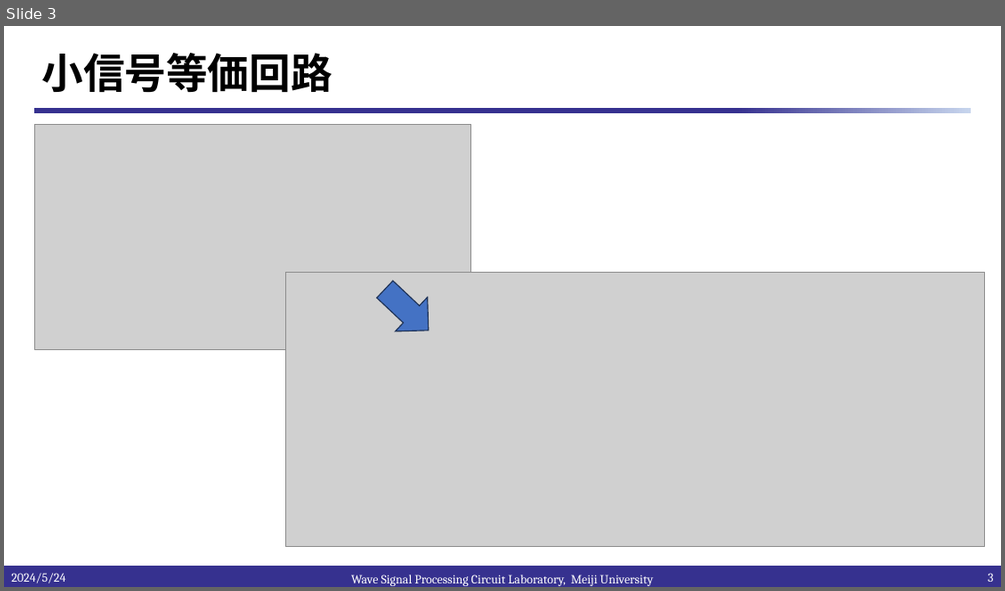
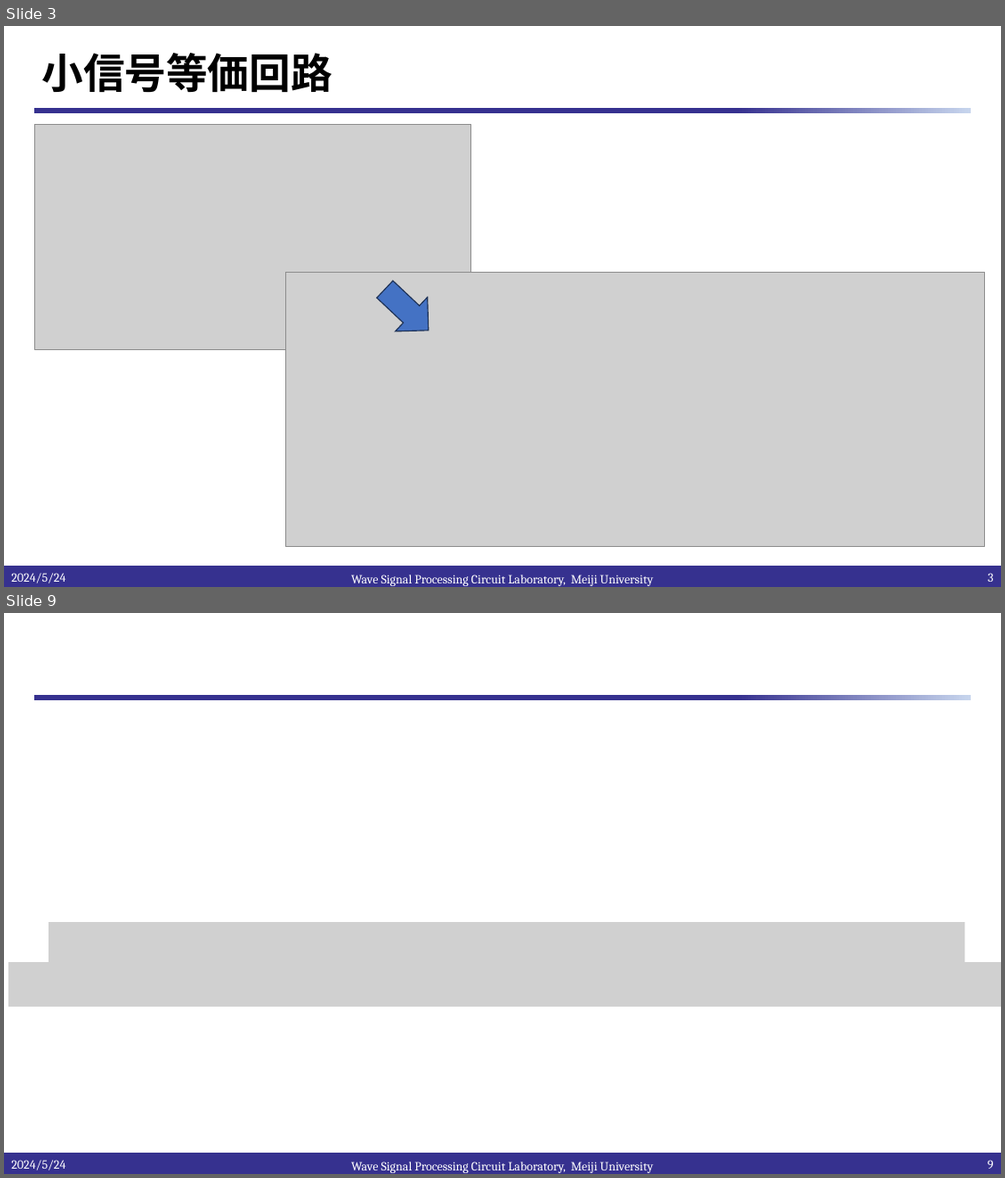
Before and after one commit to kjm-desktop10400/reserch, a slide deck: IHP_2024/20240524/2段構成TIAの検討.pptx. Shown one above the other, each under a label of ours: slide 3 before the commit, slides 3 and 9 after it; the slides between them are not shown. The pictures are 1005x591 and 1005x1178 pixels, drawn with LibreOffice and Linux fonts; fonts in the diff are those of the drawing; grey boxes stand for pictures; background and template pictures are left out. Boxes give left, top, right and bottom in pixels: in the first picture for what was removed or moved away, otherwise in the second. Text is boxed around its words. In the diff, an @@ line names an element or a change of style, - is before the commit and + after.

```diff
--- a/IHP_2024/20240524/2段構成TIAの検討.pptx
+++ b/IHP_2024/20240524/2段構成TIAの検討.pptx
@@ slide 9 added at (x1=4, y1=613, x2=1001, y2=1174), background #FFFFFF; not listed: 2 template elements that a slide beside it also shows @@
@@ picture added at (x1=48, y1=922, x2=965, y2=962) @@
@@ picture added at (x1=8, y1=962, x2=1001, y2=1007) @@
@@ text added at (x1=11, y1=1159, x2=65, y2=1170), 12 pt, text #FFFFFF @@
+2024/5/24
@@ text added at (x1=351, y1=1161, x2=654, y2=1173), 12 pt, text #FFFFFF @@
+Wave Signal Processing Circuit Laboratory, Meiji University
@@ page number added at (x1=987, y1=1159, x2=994, y2=1168), 12 pt, text #FFFFFF @@
+9
```
Also in this commit, not shown: 2 slides changed, 1 other slide added, 1 other file.
